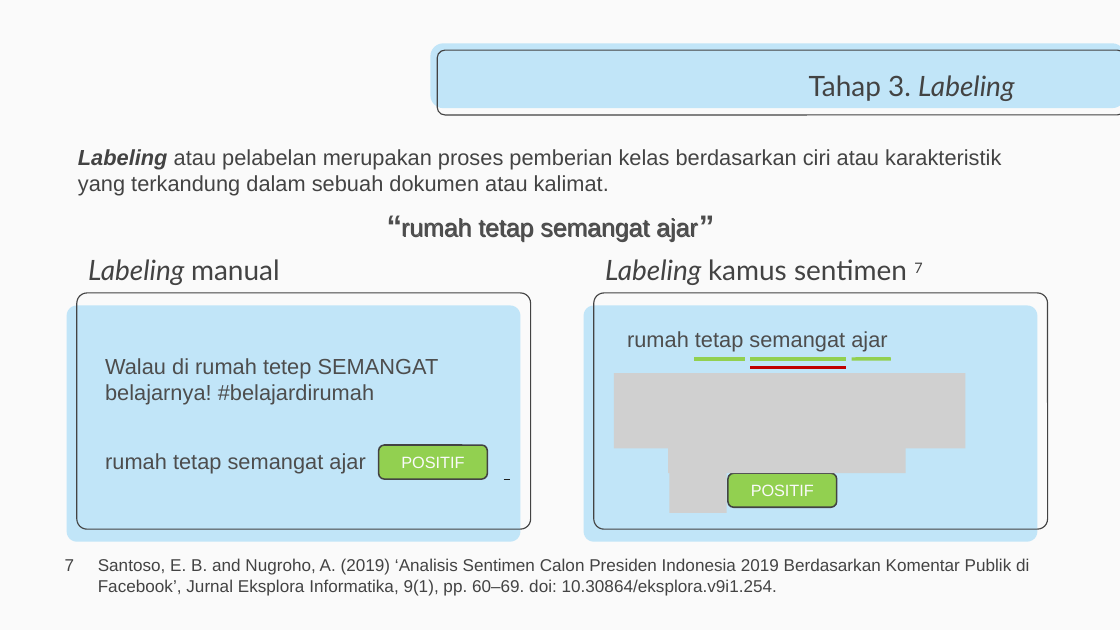
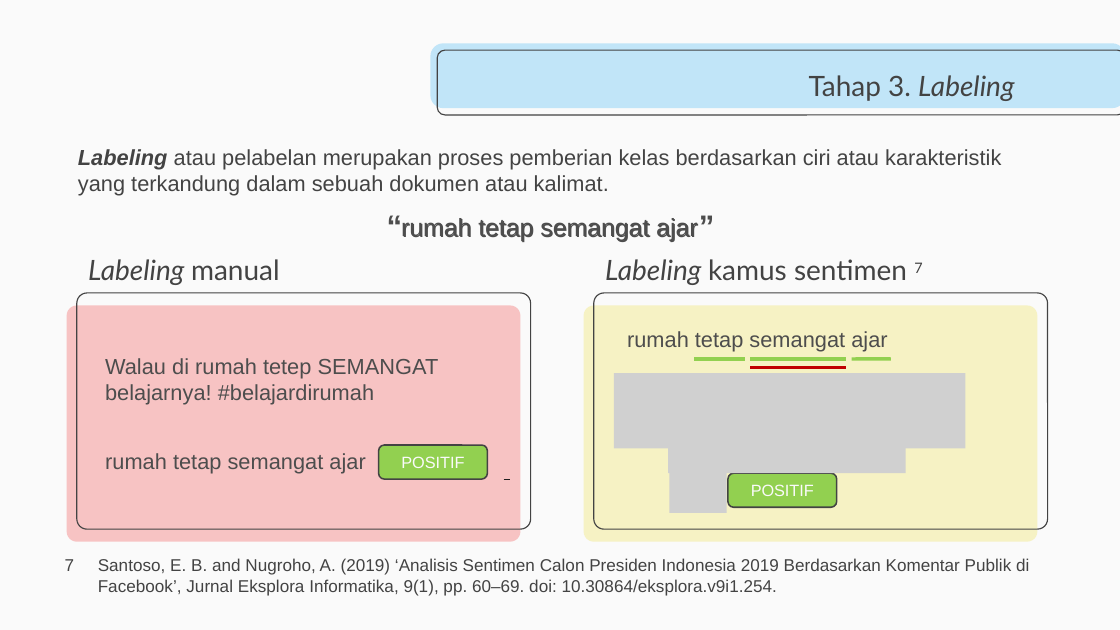
Before and after one commit to muspriandi/TextMining-SentimentAnalysis, a slide deck: slide 12 of Dokumen TA/1711501559-Presentasi.pptx. Drawn at 1120x630 pixels with LibreOffice and Linux fonts; fonts in the diff are those of the drawing; grey boxes stand for pictures. Boxes give left, top, right and bottom in pixels: in the first picture for what was removed or moved away, otherwise in the second. Text is boxed around its words. In the diff, an @@ line names an element or a change of style, - is before the commit and + after.

```diff
--- a/Dokumen TA/1711501559-Presentasi.pptx
+++ b/Dokumen TA/1711501559-Presentasi.pptx
@@ rounded rectangle at box(67, 306, 521, 542): fill #C1E5F8 to #F7C3C3 @@
@@ rounded rectangle at box(584, 306, 1037, 542): fill #C1E5F8 to #F6F2C4 @@
```
Also in this commit, not shown: 8 other slides changed, 2 other files.
